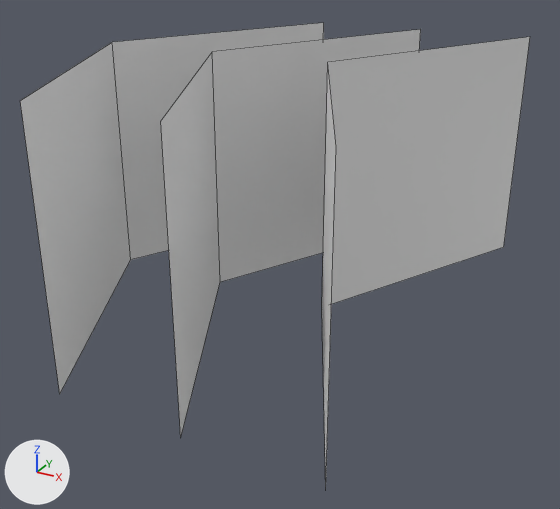
Two versions of the Blender file Blender/Boost.blend, one commit apart.
Rendered twice from a 50 mm camera at (2.95, -5.18, 1.98) aimed at (0.2, -0.17, -0.52). Every picture has the same lights, and +X, +Y and +Z are marked at lower left. Mesh edges are drawn as thin lines.
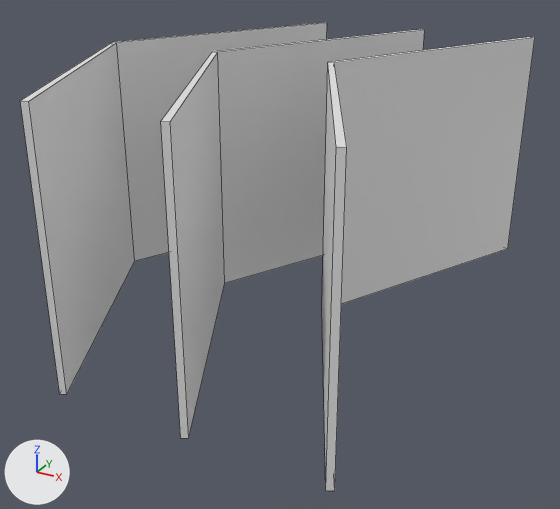
What differs and where, as boxes (x1, y1, x2, y2) in the pictures (560 x 509 px):
'Plane', modifiers changed
    before: (20, 23, 530, 477)
    after: (20, 23, 535, 491)

What the commit changed:
Object 'Plane' (ob_plane) gains a SOLIDIFY modifier named 'Solidify'.
Modifier setting: thickness = 0.05.
